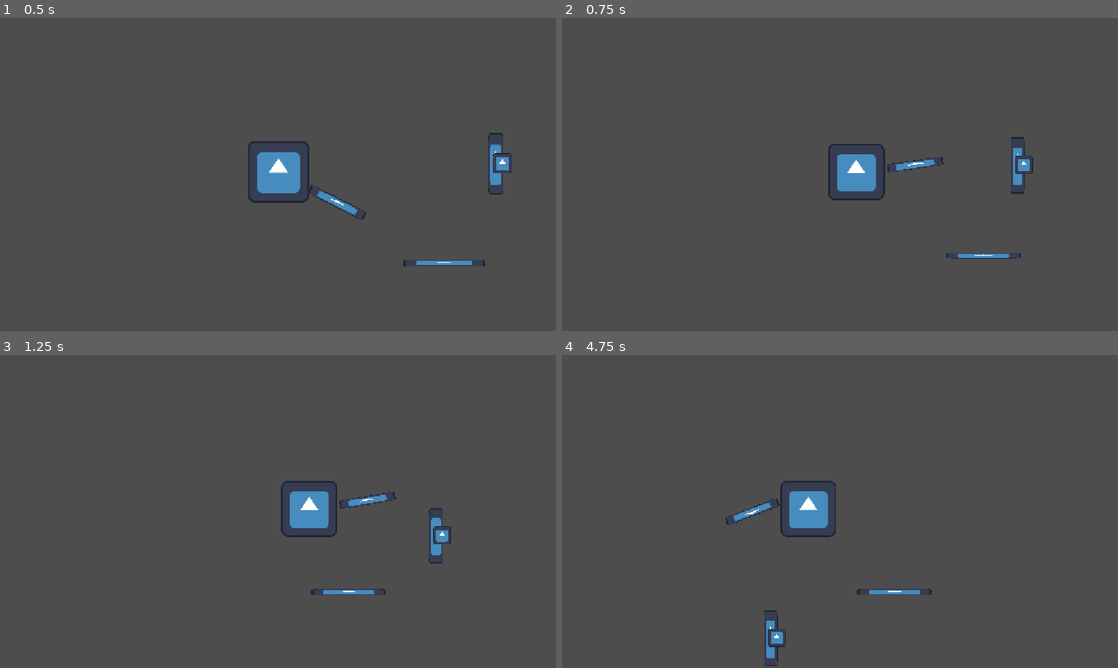
Above: before the commit, frames 1-4 (two rows, left to right).
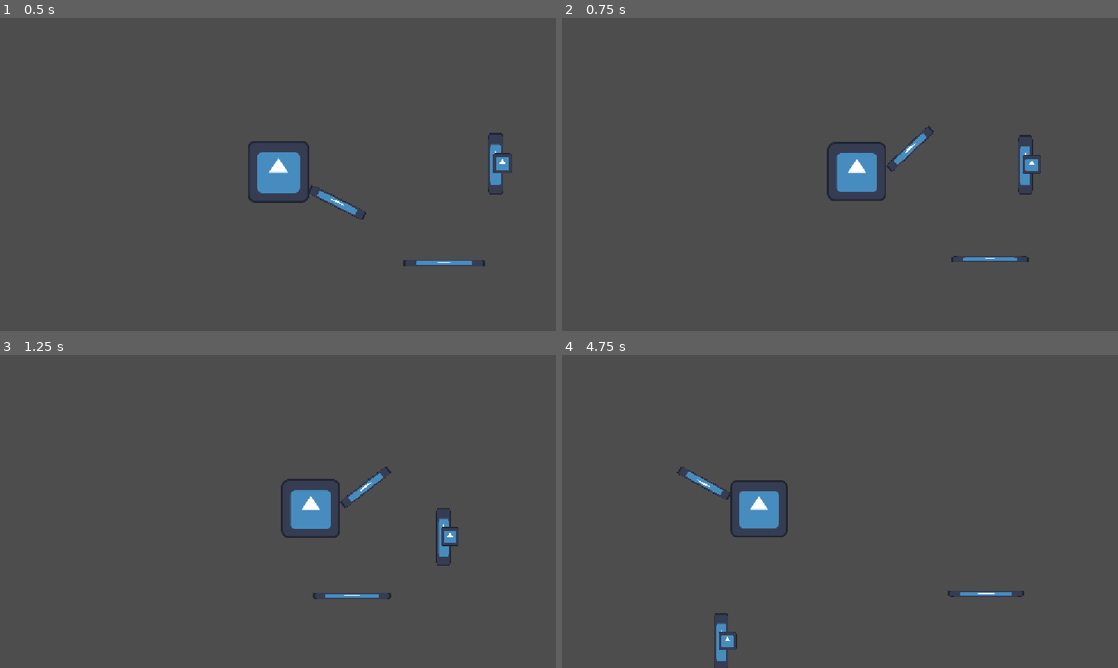
Above: after the commit, the same moments.

Repository: arrowira/shrine2Cjam
Game: Godot game, scene res://Scenes/main.tscn
The game is run twice, just before and just after one commit, with the same random seed, the same clock (stepped at 60 frames per second) and the same inputs. The engine's default icon, where the game draws it, is replaced by a stand-in: a white triangle on a blue panel in a dark square.
Inputs (mouse positions are in pixels of both pictures, inside the frame that each line leads up to):
- Up to frame 1 (0.5 s): no input
- Up to frame 2 (0.75 s): move the mouse to (962, 158) at 0.52 s; hold Right (right) from 0.53 s (still down); click (962, 158) at 0.6 s
- Up to frame 3 (1.25 s): keep holding Right (right)
- Up to frame 4 (4.75 s): move the mouse to (728, 527) at 1.27 s; release Right (right) at 1.28 s; hold Down (down) 1.28-2.03 s; tap Space (attack, bound only before the commit) at 1.35, 2.85, 4.35 s; move the mouse to (895, 442) at 2.02 s; hold Right (right) 2.03-2.78 s; click (895, 442) at 2.1 s; move the mouse to (812, 574) at 2.77 s; hold Up (up) 2.78-3.53 s; move the mouse to (1006, 558) at 3.52 s; hold Left (left) from 3.53 s (still down); click (1006, 558) at 3.6 s; move the mouse to (673, 464) at 4.27 s

Frame 1 is identical in both runs. In frame 2, 1.4% of the frame differs, in the area x 47-87%, y 34-78%; in frame 3, 1.5%; in frame 4, 3.1%, in the area x 20-84%, y 35-100%.

Commit message:
dashing code

Diff:
--- a/shrine-jam/Scenes/player.tscn
+++ b/shrine-jam/Scenes/player.tscn
@@ -42,5 +42,9 @@
 wait_time = 0.3
 one_shot = true
 
+[node name="DashTimer" type="Timer" parent="." unique_id=104270541]
+one_shot = true
+
 [connection signal="timeout" from="SwordPivot/ComboTimer" to="SwordPivot" method="_on_combo_timer_timeout"]
 [connection signal="timeout" from="SwordPivot/ReturnTimer" to="SwordPivot" method="_on_return_timer_timeout"]
+[connection signal="timeout" from="DashTimer" to="." method="_on_dash_timer_timeout"]
--- a/shrine-jam/project.godot
+++ b/shrine-jam/project.godot
@@ -52,6 +52,11 @@
 }
 attack={
 "deadzone": 0.2,
+"events": [Object(InputEventMouseButton,"resource_local_to_scene":false,"resource_name":"","device":-1,"window_id":0,"alt_pressed":false,"shift_pressed":false,"ctrl_pressed":false,"meta_pressed":false,"button_mask":1,"position":Vector2(205, 19),"global_position":Vector2(212, 56),"factor":1.0,"button_index":1,"canceled":false,"pressed":true,"double_click":false,"script":null)
+]
+}
+dash={
+"deadzone": 0.2,
 "events": [Object(InputEventKey,"resource_local_to_scene":false,"resource_name":"","device":-1,"window_id":0,"alt_press …(191 unchanged characters)…
 ]
 }
--- a/shrine-jam/scripts/CameraBehaviour.gd
+++ b/shrine-jam/scripts/CameraBehaviour.gd
@@ -6,7 +6,7 @@
 
 var playerSpeed = 0
 var maxNaturalSpeed = 400.0
-@onready var effectStrength = 0.1
+@onready var effectStrength = 0.05
 
 func _process(delta: float) -> void:
 	playerSpeed = get_parent().velocity.length()
--- a/shrine-jam/scripts/player.gd
+++ b/shrine-jam/scripts/player.gd
@@ -3,13 +3,31 @@
 @export var speed = 100
 var input
 
+var isDashing = false
+var dashSpeed = 0
+var dashDir = Vector2(0,0)
 
 func _physics_process(delta: float) -> void:
 	input = Input.get_vector("left", "right", "up", "down")
-	velocity += input * speed
-	velocity *= 0.8
+	if isDashing:
+		velocity += dashDir*dashSpeed
+		velocity *= 0.8
+	else:
+		velocity += input * speed
+		velocity *= 0.8
 
 	if Input.is_action_just_pressed("attack"):
 		$SwordPivot.swing()
+	if Input.is_action_just_pressed("dash") and isDashing == false:
+		dash(input,20,5)
+	move_and_slide()
 
-	move_and_slide()
+func dash(dir: Vector2, distance: float, dSpeed: float):
+	isDashing=true
+	dashDir = dir
+	dashSpeed = speed*dSpeed
+	$DashTimer.wait_time = 0.01*distance
+	$DashTimer.start()
+
+func _on_dash_timer_timeout() -> void:
+	isDashing=false
